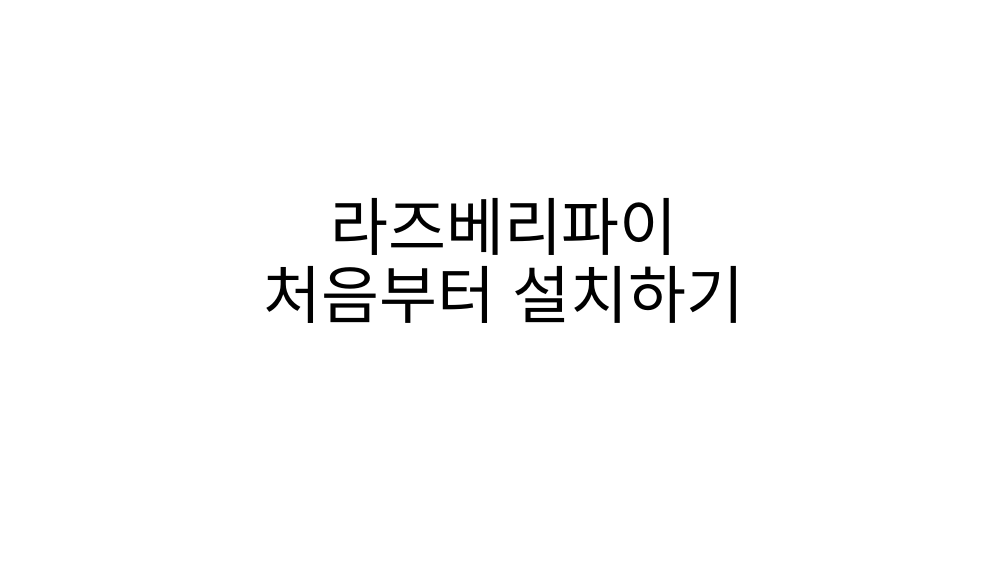
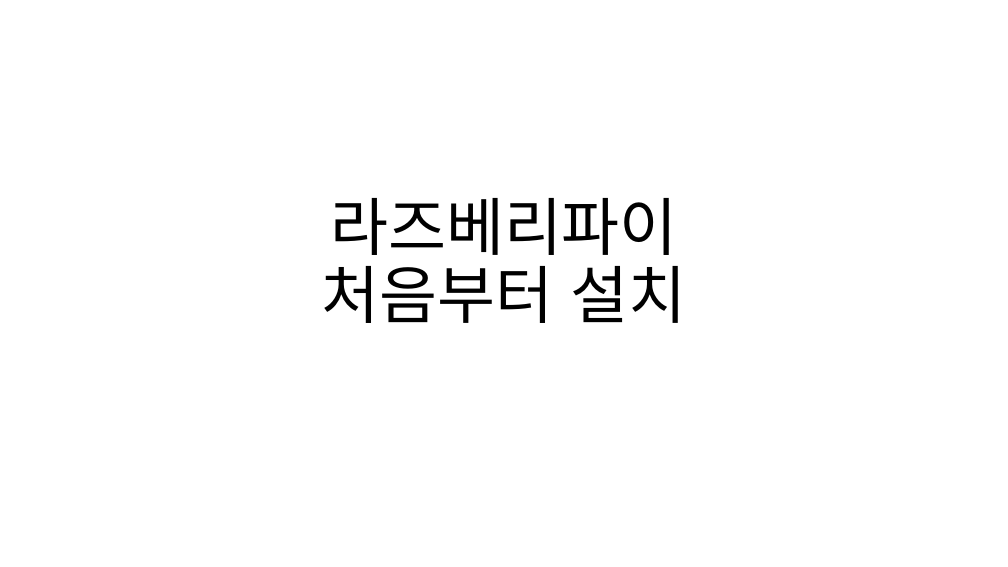
Before and after one commit to HanSol1140/PLC_Voltage, a slide deck: slide 11 of PLC & 라즈베리파이 서버.pptx (slide 7 before the commit). Drawn at 1008x567 pixels with LibreOffice and Linux fonts; fonts in the diff are those of the drawing. Boxes give left, top, right and bottom in pixels: in the first picture for what was removed or moved away, otherwise in the second. Text is boxed around its words. In the diff, an @@ line names an element or a change of style, - is before the commit and + after.

```diff
--- a/PLC & 라즈베리파이 서버.pptx
+++ b/PLC & 라즈베리파이 서버.pptx
@@ title at [321, 198, 687, 323]: text changed @@
-라즈베리파이
-처음부터 설치하기
+라즈베리파이
+처음부터 설치
```
Also in this commit, not shown: 5 other slides changed, 5 slides added, 1 slide removed, 1 other file.
